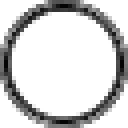
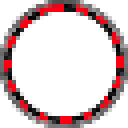
Layers edited between the first and the second 128×128 image:
moved "colored" above "Background", painted on it over [4, 4, 124, 124]
painted on "Background" over [4, 4, 124, 124]
